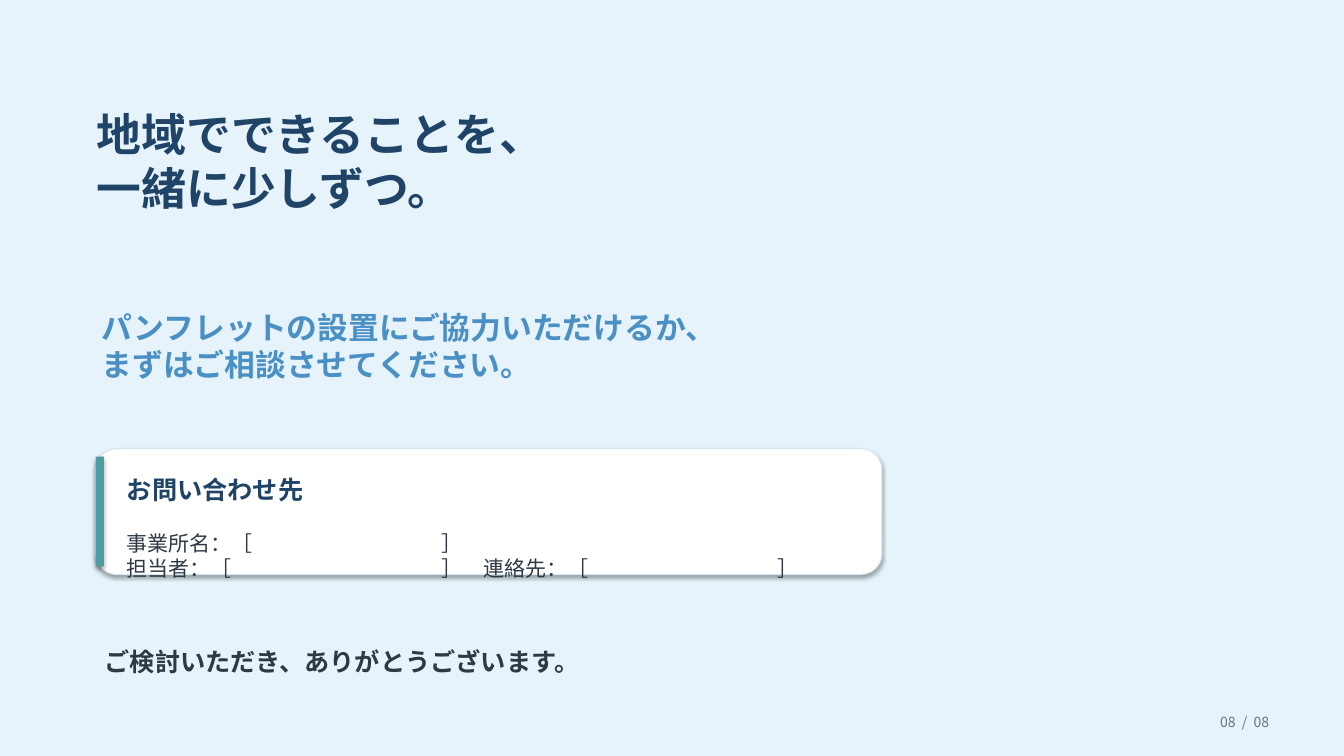
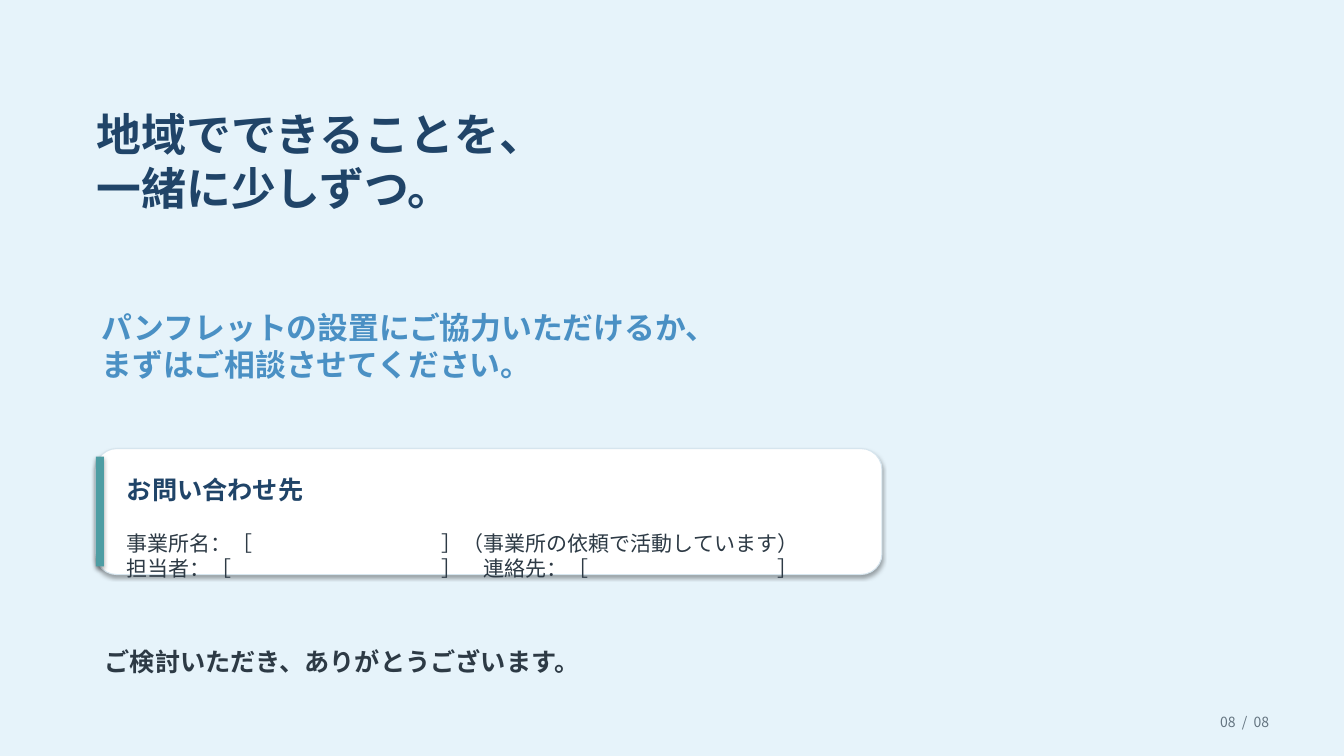
Before and after one commit to okayouhei/-, a slide deck: slide 8 of b型パンフレット設置のお願い_プレゼン.pptx. Drawn at 1344x756 pixels with LibreOffice and Linux fonts; fonts in the diff are those of the drawing. Boxes give left, top, right and bottom in pixels: in the first picture for what was removed or moved away, otherwise in the second. Text is boxed around its words. In the diff, an @@ line names an element or a change of style, - is before the commit and + after.

```diff
--- a/b型パンフレット設置のお願い_プレゼン.pptx
+++ b/b型パンフレット設置のお願い_プレゼン.pptx
@@ text at (x1=127, y1=533, x2=798, y2=581): text changed @@
-事業所名：［ ］
-担当者：［ ］ 連絡先：［ ］
+事業所名：［ ］（事業所の依頼で活動しています）
+担当者：［ ］ 連絡先：［ ］
```
Also in this commit, not shown: 3 other slides changed, 1 other file.
